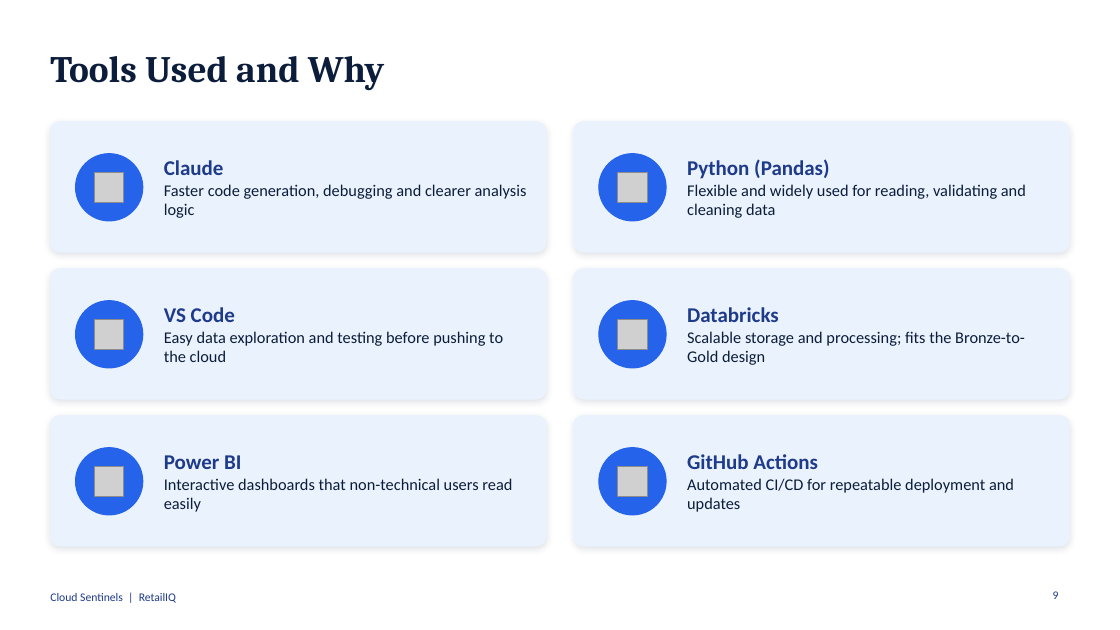
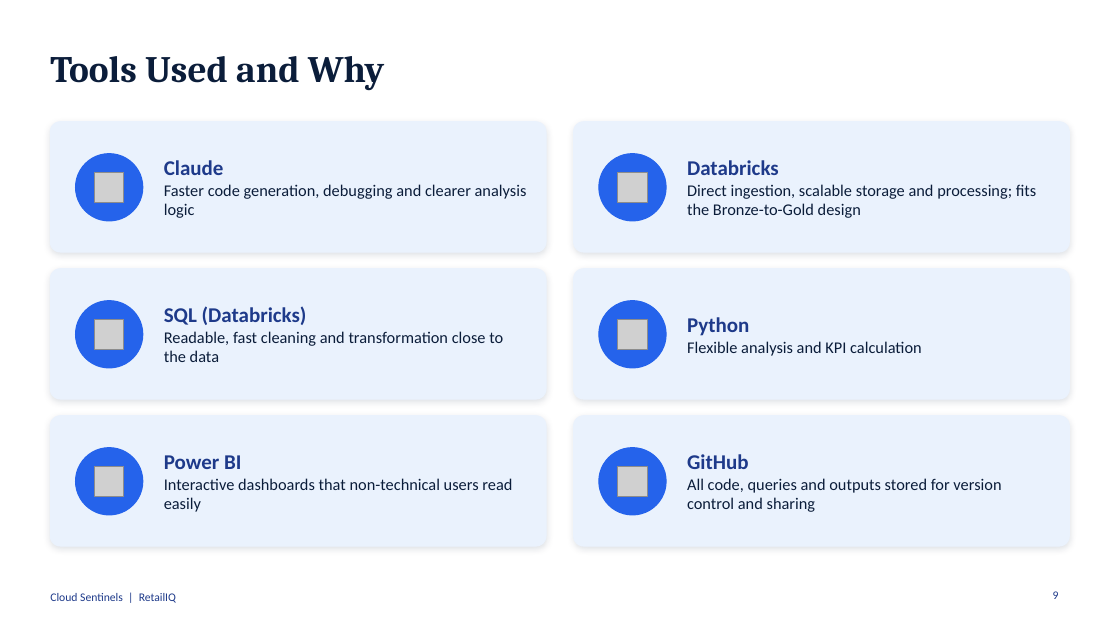
Before and after one commit to pranav-m2005/hackathon, a slide deck: slide 9 of RetailIQ_Cloud_Sentinels.pptx. Drawn at 1120x630 pixels with LibreOffice and Linux fonts; fonts in the diff are those of the drawing; grey boxes stand for pictures. Boxes give left, top, right and bottom in pixels: in the first picture for what was removed or moved away, otherwise in the second. Text is boxed around its words. In the diff, an @@ line names an element or a change of style, - is before the commit and + after.

```diff
--- a/RetailIQ_Cloud_Sentinels.pptx
+++ b/RetailIQ_Cloud_Sentinels.pptx
@@ text at box(687, 160, 1037, 218): text changed @@
-Python (Pandas)
-Flexible and widely used for reading, validating and cleaning data
+Databricks
+Direct ingestion, scalable storage and processing; fits the Bronze-to-Gold design
@@ text at box(164, 306, 503, 362): text changed @@
-VS Code
-Easy data exploration and testing before pushing to the cloud
+SQL (Databricks)
+Readable, fast cleaning and transformation close to the data
@@ text at box(687, 317, 922, 356): text changed @@
-Databricks
-Scalable storage and processing; fits the Bronze-to-Gold design
+Python
+Flexible analysis and KPI calculation
@@ text at box(687, 454, 1001, 512): text changed @@
-GitHub Actions
-Automated CI/CD for repeatable deployment and updates
+GitHub
+All code, queries and outputs stored for version control and sharing
```
Also in this commit, not shown: 4 other slides changed.
